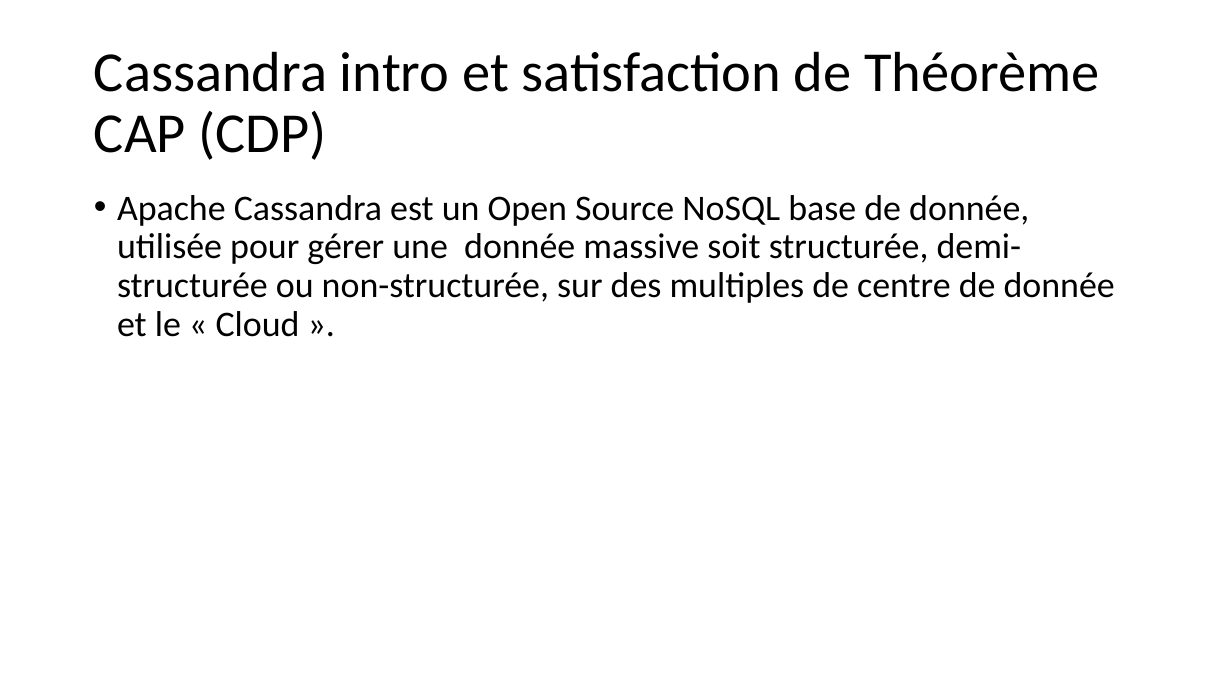
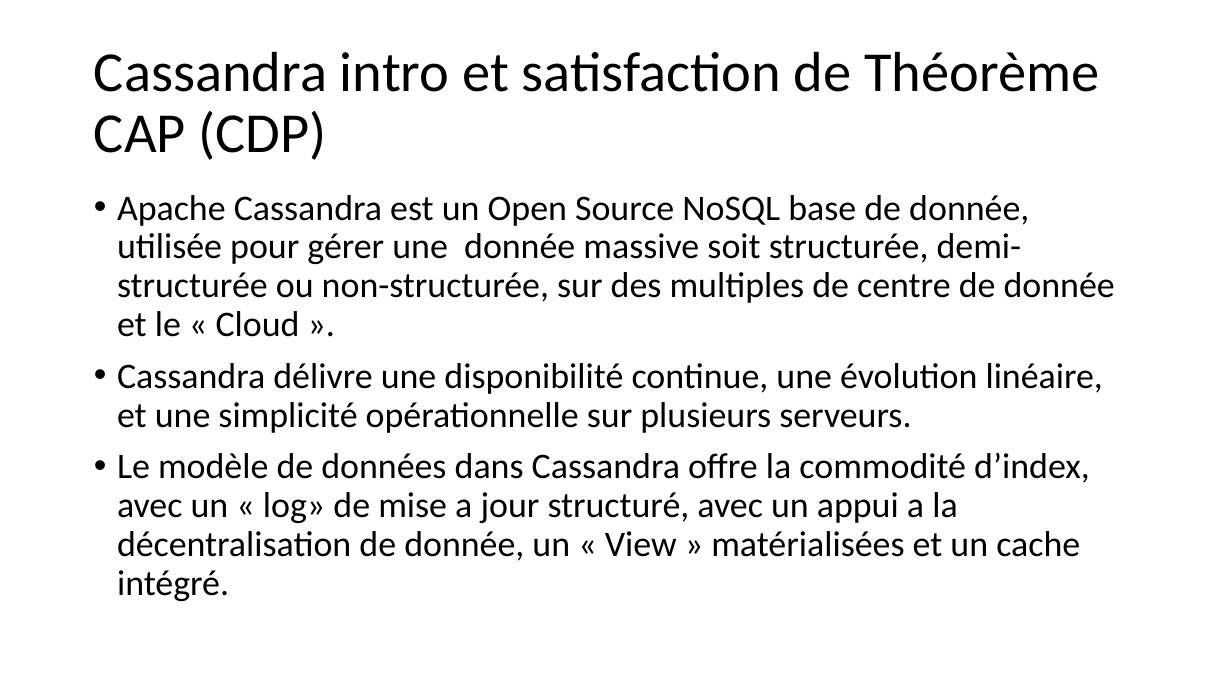
Before and after one commit to khalilbsaibes/cassandra, a slide deck: slide 3 of Cassandra.pptx. Drawn at 1232x693 pixels with LibreOffice and Linux fonts; fonts in the diff are those of the drawing. Boxes give left, top, right and bottom in pixels: in the first picture for what was removed or moved away, otherwise in the second. Text is boxed around its words. In the diff, an @@ line names an element or a change of style, - is before the commit and + after.

Commit message:
1/28/2016

```diff
--- a/Cassandra.pptx
+++ b/Cassandra.pptx
@@ text at bbox=[117, 363, 1103, 601]: paragraphs added @@
+• Cassandra délivre une disponibilité continue, une évolution linéaire, et une simplicité opérationnelle sur plusieurs serveurs.
+• Le modèle de données dans Cassandra offre la commodité d’index, avec un « log» de mise a jour structuré, avec un appui a la décentralisation de donnée, un « View » matérialisées et un cache intégré.
```
